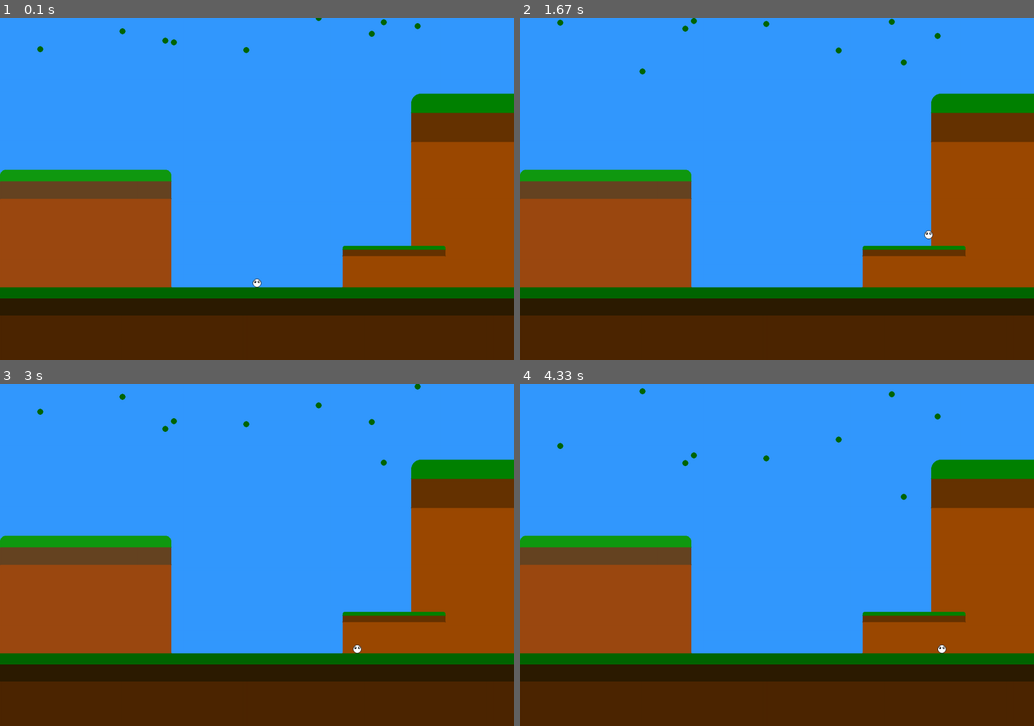
Above: before the commit, frames 1-4 (two rows, left to right).
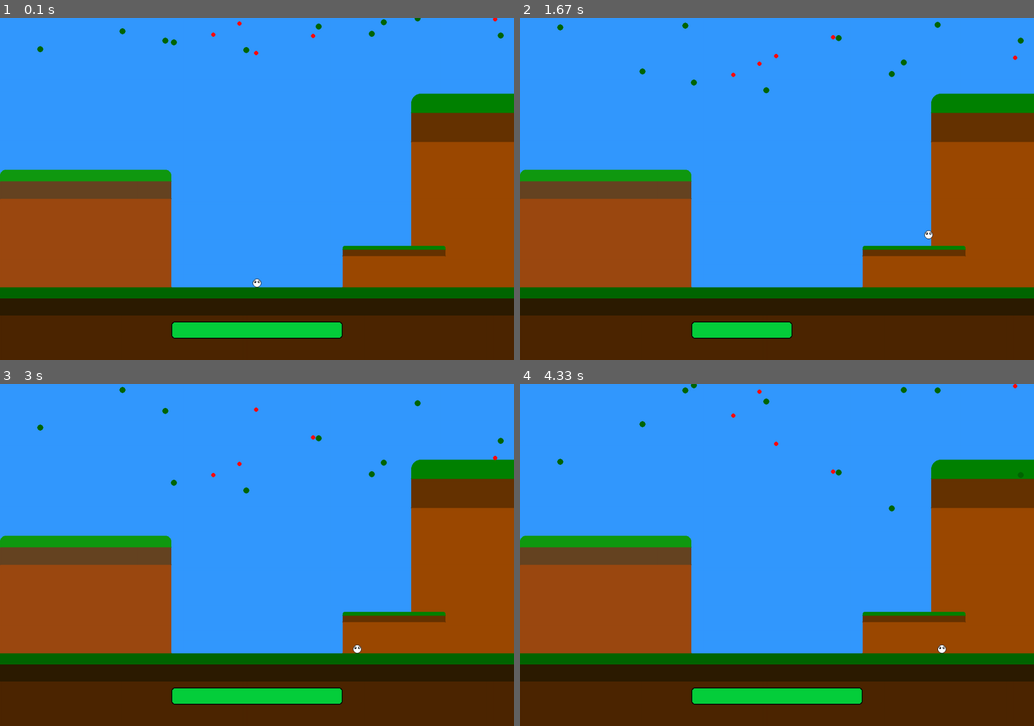
Above: after the commit, the same moments.

Repository: RafaelV1nueza/pyGames_demo
Game: pygame game, started from intro.py
Two runs of this game, one before a commit and one after it. Both use one fixed random seed, a clock stepped at 60 frames per second and the inputs below.
Inputs:
- Up to frame 1 (0.1 s): no input
- Up to frame 2 (1.67 s): hold W 0.33-0.8 s; hold Right 0.33-0.8 s; hold Right 0.83-1.3 s; hold W 1.33-1.63 s
- Up to frame 3 (3 s): hold Right 1.67-2.13 s; hold A 2.17-2.7 s; hold Left from 2.73 s (still down)
- Up to frame 4 (4.33 s): release Left at 3.13 s; hold W 3.17-3.53 s; hold Right 3.57-4.2 s; hold A from 4.23 s (still down)

The runs differ from the first frame. In frame 1, 1.8% of the frame differs, in the area x 33-98%, y 0-94%; in frame 2, 1.3%; in frame 3, 2.1%; in frame 4, 2.1%, in the area x 7-98%, y 0-94%.

Commit message:
stamina and points

Diff:
--- a/intro.py
+++ b/intro.py
@@ -10,7 +10,9 @@
           self.ground = (self.game.floor)
           self.gravity = self.game.GRAVITY
           self.dy_a = 0 #for gravity
-
+          self.max_stamina = self.game.PLAYER_STAMINA * 100 /self.game.PLAYER_SIZE
+          self.stamina = self.max_stamina
+          self.tired = 0
     def movement(self):
         dx = 0
         dy = 0
@@ -22,8 +24,22 @@
             dx -= speed
         if keys[pg.K_d] or keys[pg.K_RIGHT]:
             dx += speed
-        if keys[pg.K_w] or keys[pg.K_UP]:
+        if (keys[pg.K_w] or keys[pg.K_UP]) and not self.tired:
             dy -= speed
+
+        #Stamina mod
+        if dy < 0: #(self.ground - self.game.PLAYER_SIZE):
+            if self.stamina > 0:
+                self.stamina -= 1
+        elif self.py == (self.ground - self.game.PLAYER_SIZE):
+            if self.stamina < self.max_stamina:
+                self.stamina += 1
+            elif self.stamina == self.max_stamina:
+                self.tired = 0
+        if self.stamina == 0:
+            self.tired = 1
+
+
         #Gravity logic without any tutorial wuuuuuuuuu
         #WOrks well dont touch
         dy += self.gravity
@@ -54,6 +70,27 @@
         size = self.game.PLAYER_SIZE #pz = radius
         hbx,hby = ox-size,oy-size
         #pg.draw.rect(self.game.screen,'Red',(hbx,hby,size*2,size*2), 1)
+        self.HB_player = [hbx,hby,hbx + size * 2,hby + size * 2]
+
+    def stamina_draw(self):
+        if self.tired:
+            pg.draw.rect(self.game.screen,self.game.YELLOW,(self.game.WIDTH//3,self.ground + self.game.HEIGHT//10,
+                                                    (self.stamina/self.max_stamina)*self.game.WIDTH//3,
+                                                    self.game.HEIGHT//20),0,
+                                                    self.game.HEIGHT//100)
+        else:
+            pg.draw.rect(self.game.screen,self.game.LIME,(self.game.WIDTH//3,self.ground + self.game.HEIGHT//10,
+                                                    (self.stamina/self.max_stamina)*self.game.WIDTH//3,
+                                                    self.game.HEIGHT//20),0,
+                                                    self.game.HEIGHT//100)
+
+        pg.draw.rect(self.game.screen,self.game.BLACK,(self.game.WIDTH//3,self.ground + self.game.HEIGHT//10,
+                                                  (self.stamina/self.max_stamina)*self.game.WIDTH//3,
+                                                  self.game.HEIGHT//20),2,
+                                                  self.game.HEIGHT//100)
+
+
+
 
     def draw(self):
         pg.draw.circle(self.game.screen,self.game.WHITE,(self.px,self.py),
@@ -96,10 +133,12 @@
                                                   self.game.PLAYER_SIZE//8,
                                                   self.game.PLAYER_SIZE//6),0,
                                                   self.game.PLAYER_SIZE//10)
-        self.hitbox()
+
+        self.stamina_draw()
 
     def update(self):
         self.movement()
+        self.hitbox()
 
     @property
     def pos(self):
@@ -110,23 +149,52 @@
         self.game = game
         self.ground = (self.game.HEIGHT*2//3 - 10)
         self.coord_list = []
-        for i in range(9):
+        self.food_points = 10
+        self.bad_points = self.food_points // (10/self.game.DIFFICULTY)
+        for i in range(self.food_points):
             x = random.randint(0,self.game.WIDTH)
             y = random.randint(0,self.game.HEIGHT//10)
             self.coord_list.append([x,y])
+        self.bad_coord_list = []
+        for i in range(5):
+            x = random.randint(0,self.game.WIDTH)
+            y = random.randint(0,self.game.HEIGHT//10)
+            self.bad_coord_list.append([x,y])
+
 
     def draw(self):
         for coord in self.coord_list:
             pg.draw.circle(self.game.screen,self.game.GREEN,(coord),7)
 
+        for coord in self.bad_coord_list:
+            pg.draw.circle(self.game.screen,self.game.RED,(coord),5)
+
     def update(self):
-        for coord in self.coord_list:
+        for index, coord in enumerate(self.coord_list):
             coord[1] += 1
-            if random.randint(0,100) < 1:
-                coord[1] = 0
-            if coord[1] > self.game.floor:
-                coord[1] = 0
-
+            if (self.game.player.HB_player[0] < coord[0] < self.game.player.HB_player[2]) and (self.game.player.HB_player[1] < coord[1] < self.game.player.HB_player[3]):
+                del self.coord_list[index]
+                self.game.PLAYER_SIZE += 10
+                self.game.PLAYER_POINTS += 1
+            else:
+                if random.randint(0,100) < 1:
+                    coord[1] = 0
+                if coord[1] > self.game.floor:
+                    coord[1] = 0
+
+        for i_bad, coord_bad in enumerate(self.bad_coord_list):
+            coord_bad[1] += 1
+            if (self.game.player.HB_player[0] < coord_bad[0] < self.game.player.HB_player[2]) and (self.game.player.HB_player[1] < coord_bad[1] < self.game.player.HB_player[3]):
+                del self.bad_coord_list[i_bad]
+                if self.game.PLAYER_SIZE <=20:
+                    self.game.PLAYER_LIFE = 0
+                else:
+                    self.game.PLAYER_SIZE -= 20
+            else:
+                if random.randint(0,100) < 1:
+                    coord_bad[1] = 0
+                if coord_bad[1] > self.game.floor:
+                    coord_bad[1] = 0
 
 class Game:
     def __init__(self):
@@ -139,11 +207,17 @@
         self.HALF_WIDTH = self.WIDTH //2
         self.FPS = 60
         self.floor = self.HEIGHT*4//5 - 10
+        self.DIFFICULTY= 5
         #Player Settings
         self.PLAYER_SIZE = 10
         self.ox, self.oy = self.PLAYER_POS = self.HALF_WIDTH, self.floor - self.PLAYER_SIZE
         self.PLAYER_SPEED = 1.2/math.sqrt(self.PLAYER_SIZE)
         self.GRAVITY = 0.98 /20
+        self.PLAYER_STAMINA = 10
+        self.PLAYER_LIFE = 1
+        self.PLAYER_WIN = 0
+        self.PLAYER_POINTS = 0
+        self.food_points = 10
 
 
         #COLORS
@@ -153,6 +227,9 @@
         self.GREEN   = (  0, 102,   0)
         self.DIRT    = ( 77,  38,   0)
         self.WET_DIRT= ( 45,  28,   0)
+        self.LIME    = (  6, 207,  60)
+        self.YELLOW  = (174, 196,  27)
+        self.RED     = (255,  10,  10)
 
         self.GREEN_1   = (  0, 130,   0)
         self.DIRT_1    = (156,  73,   0)
@@ -179,6 +256,8 @@
             if event.type == pg.QUIT or (event.type == pg.KEYDOWN and event.key == pg.K_ESCAPE):
                 pg.QUIT
                 sys.exit()
+            if event.type == pg.MOUSEBUTTONDOWN and self.PLAYER_LIFE == 0:
+                self.PLAYER_LIFE = 1
 
     def update(self):
         self.player.update()
@@ -220,8 +299,13 @@
     def run(self):
             while True:
                 self.check_event()
-                self.update()
-                self.draw()
+                if self.PLAYER_LIFE:
+                    self.update()
+                    self.draw()
+                else:
+                    #Ded screen
+                    self.screen.fill(self.RED)
+                    pg.display.flip()
 
 if __name__ == '__main__':
      game = Game()
